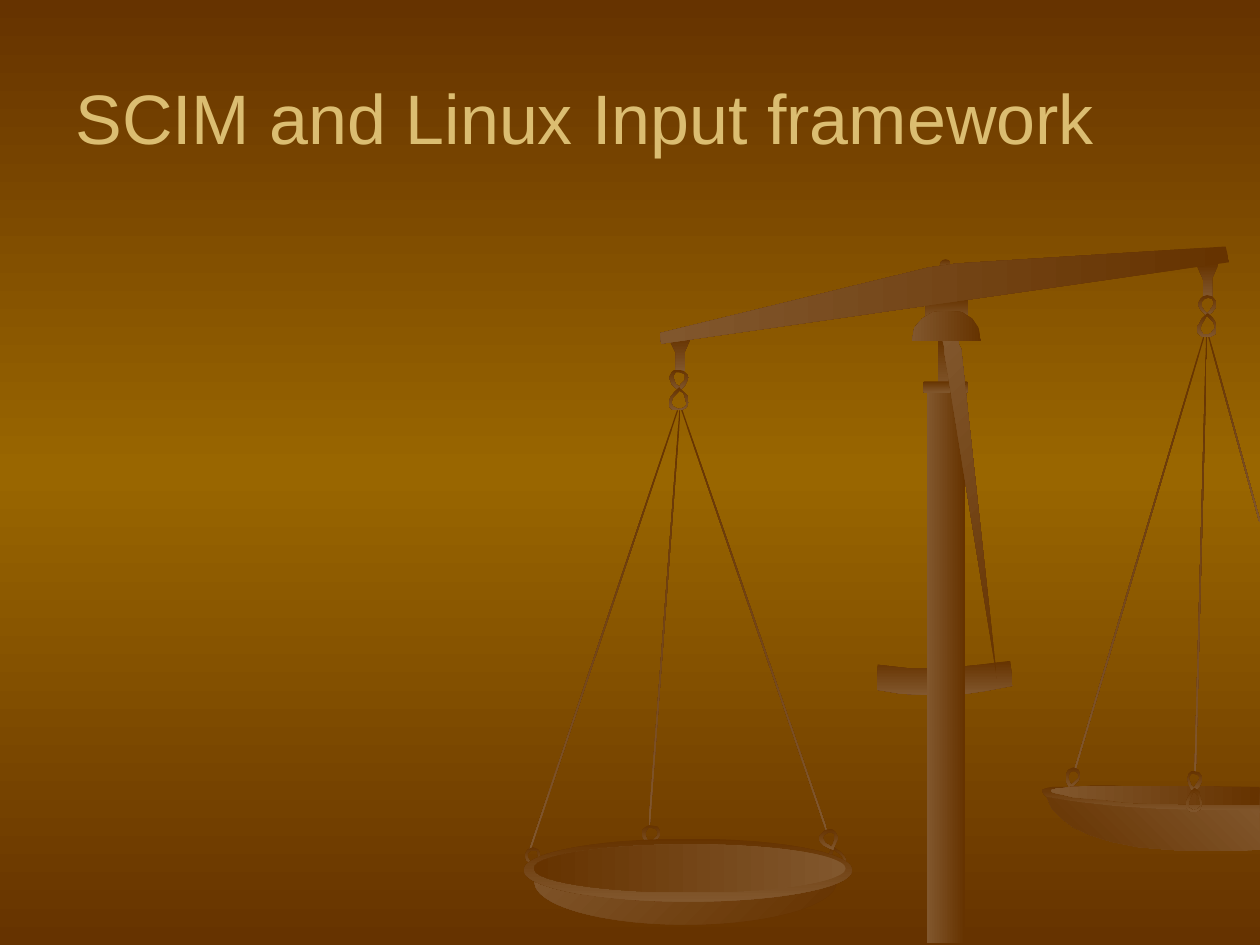
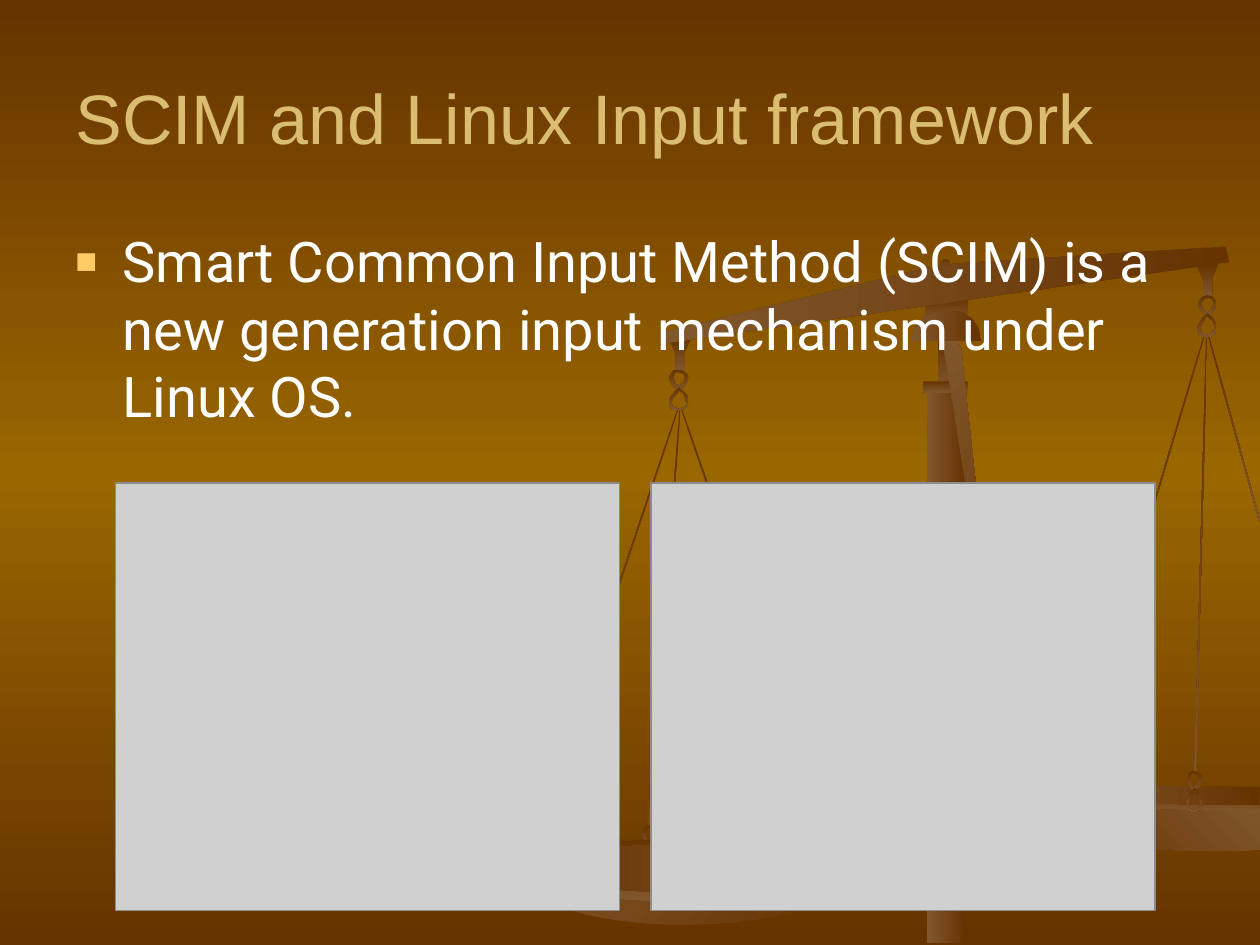
Before and after one commit to shaileshBhokare/honours, a slide deck: slide 7 of ITN100/Assignment/Presentation/presentation.ppt. Drawn at 1260x945 pixels with LibreOffice and Linux fonts; fonts in the diff are those of the drawing; grey boxes stand for pictures. Boxes give left, top, right and bottom in pixels: in the first picture for what was removed or moved away, otherwise in the second. Text is boxed around its words. In the diff, an @@ line names an element or a change of style, - is before the commit and + after.

Commit message:
finished presentation.ppt

```diff
--- a/ITN100/Assignment/Presentation/presentation.ppt
+++ b/ITN100/Assignment/Presentation/presentation.ppt
@@ text added at (123, 237, 1150, 418), 32 pt, text #FFFFFF @@
+■ Smart Common Input Method (SCIM) is a new generation input mechanism under Linux OS.
@@ picture added at (116, 483, 620, 910) @@
@@ picture added at (651, 483, 1155, 910) @@
@@ group removed at (525, 660, 1080, 871): 5 freeform shapes @@
```
Also in this commit, not shown: 2 other slides changed, 1 slide added, 1 slide removed.
